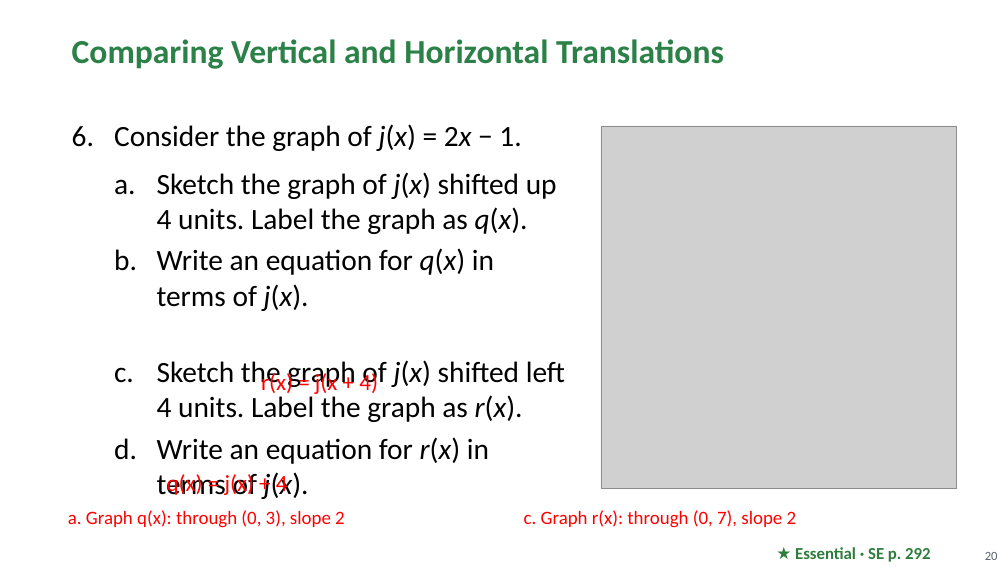
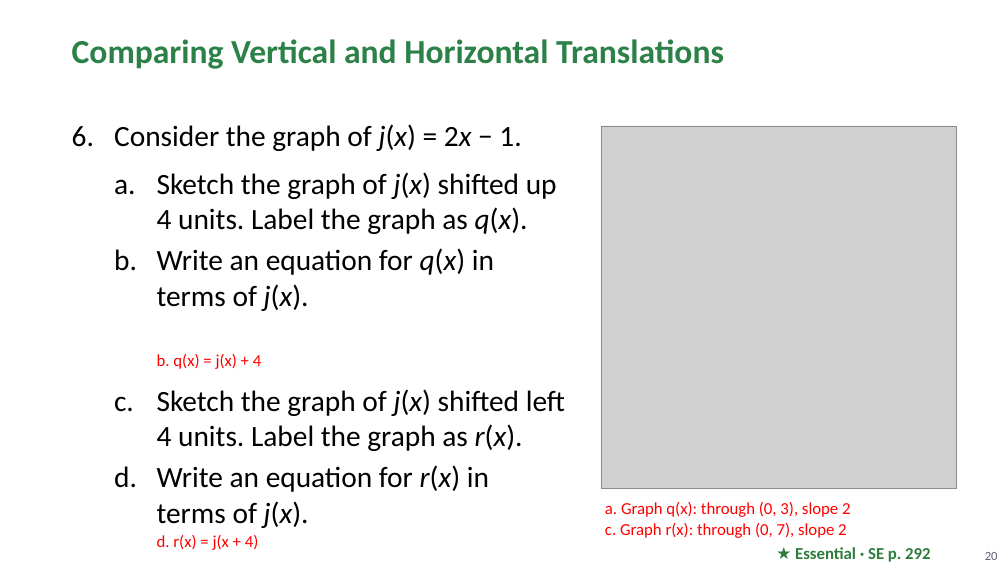
Before and after one commit to Apolloat2022/Algebra1M2U1L4, a slide deck: slide 20 of Module 2 topic 2/BLMathematics_AlgI_M2_T2_L2_LessonSlides_ENG_with_answers.pptx. Drawn at 1008x567 pixels with LibreOffice and Linux fonts; fonts in the diff are those of the drawing; grey boxes stand for pictures; background and template pictures are left out. Boxes give left, top, right and bottom in pixels: in the first picture for what was removed or moved away, otherwise in the second. Text is boxed around its words. In the diff, an @@ line names an element or a change of style, - is before the commit and + after.

```diff
--- a/Module 2 topic 2/BLMathematics_AlgI_M2_T2_L2_LessonSlides_ENG_with_answers.pptx
+++ b/Module 2 topic 2/BLMathematics_AlgI_M2_T2_L2_LessonSlides_ENG_with_answers.pptx
@@ text at [157, 354, 261, 369]: paragraph added @@
+      b. q(x) = j(x) + 4
@@ text removed at [261, 370, 378, 394] @@
-r(x) = j(x + 4)
@@ text removed at [167, 472, 288, 498] @@
-q(x) = j(x) + 4
@@ text "a. Graph q(x): through (0, ..." at [605, 502, 850, 517]: size 18 to 16 pt @@
@@ text "a. Graph q(x): through (0, ...": place and size @@
-text "a. Graph q(x): through (0, ..." at [68, 510, 345, 528]
+text "a. Graph q(x): through (0, ..." at [605, 502, 850, 517]
@@ text at [157, 535, 259, 550]: paragraph added @@
+      d. r(x) = j(x + 4)
@@ text "c. Graph r(x): through (0, ...": place and size @@
-text "c. Graph r(x): through (0, ..." at [524, 510, 797, 528]
+text "c. Graph r(x): through (0, ..." at [605, 523, 846, 538]
@@ text "c. Graph r(x): through (0, ..." at [605, 523, 846, 538]: size 18 to 16 pt @@
```
Also in this commit, not shown: 5 other slides changed, 4 other files.
